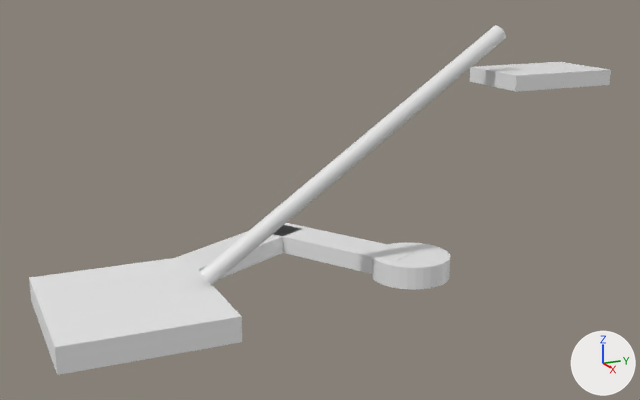
One commit to the Blender file MarballsUnity/Assets/Resources/Models/shrinkStage.blend: the scene before it, then after it.
Rendered twice from a 50 mm camera at (18.66, -11.55, 7.52) aimed at (-0.78, -2.93, 1.76). Lighting does not change. The marker at lower right points along +X, +Y and +Z.
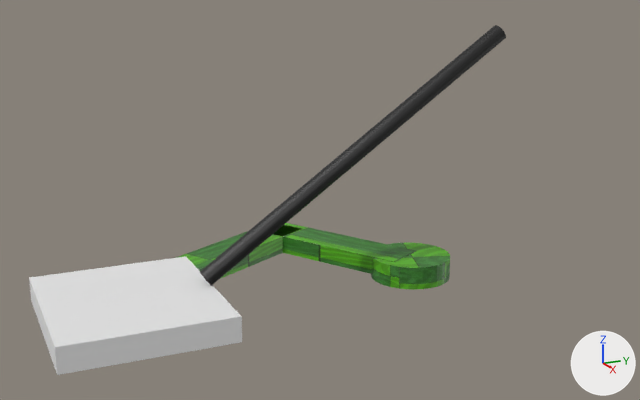
Where the change shows, as pixel boxes (x1, y1, x2, y2) in the pictures (640 x 400 px):
'Cylinder.001', recoloured, surface changed (white to black): (200, 25, 506, 286) in both
'Cube.003', recoloured, surface changed (white to green): (273, 223, 416, 274) in both
'Cube.004', deleted: before (470, 62, 611, 92)
'Cylinder', recoloured, surface changed (white to green): (371, 242, 450, 290) in both
'Cube.002', recoloured, surface changed (white to green): (176, 226, 300, 279) in both

The change, as a list of edits to the scene's bpy script:
```text
Add img_4x4grass_png:
    img_4x4grass_png = load_image('4x4grass.png', '../Textures/Stages/4x4grass.png', 513, 512, 'sRGB')
Add img_cannontexture_jpg:
    img_cannontexture_jpg = load_image('CannonTexture.jpg', '../Textures/Object/CannonTexture.jpg', 2560, 1600, 'sRGB')
Add mat_4x4grass_png:
    mat_4x4grass_png = principled_material('4x4grass.png')
    mat_4x4grass_png.texture = img_4x4grass_png
Add mat_cannontexture_jpg:
    mat_cannontexture_jpg = principled_material('CannonTexture.jpg')
    mat_cannontexture_jpg.texture = img_cannontexture_jpg
Change me_cylinder_001:
    where me_cylinder_001.from_pydata(...)  # 64 vertices, 32 faces; spans x -1.0..1.0, y -1.0..1.0, z -1.0..1.0
    used by ob_cylinder_001; location = (0.0, -2.28, 3.1); rotation_euler = (-0.968, 0.0, 0.0), in degrees (-55, 0, 0); scale = (0.209, 0.209, 4.71)
    me_cylinder_001 part 1: texture (UV) coordinates changed
    add me_cylinder_001.materials.append(mat_cannontexture_jpg)  # picture img_cannontexture_jpg
Change me_cylinder:
    where me_cylinder.from_pydata(...)  # 64 vertices, 34 faces; spans x -1.0..1.0, y -1.0..1.0, z -1.0..1.0
    used by ob_cylinder; location = (0.0, -0.76, 0.0); scale = (1.0, 1.0, 0.282)
    me_cylinder part 2: texture (UV) coordinates changed
    add me_cylinder.materials.append(mat_4x4grass_png)  # picture img_4x4grass_png
Change me_cube_002:
    where me_cube_002.from_pydata(...)  # 8 vertices, 6 faces; spans x -1.0..1.0, y -1.0..1.0, z -1.0..1.0
    used by ob_cube_002; location = (-2.46, -4.68, 0.06); rotation_euler = (0.0, 0.0, -1.047), in degrees (0, 0, -60); scale = (2.3, 0.541, 0.231)
    me_cube_002 part 3: texture (UV) coordinates changed
    add me_cube_002.materials.append(mat_4x4grass_png)  # picture img_4x4grass_png
Change me_cube_003:
    where me_cube_003.from_pydata(...)  # 8 vertices, 6 faces; spans x -1.0..1.0, y -1.0..1.0, z -1.0..1.0
    used by ob_cube_003; location = (-1.9, -2.09, 0.06); rotation_euler = (0.0, 0.0, -2.618), in degrees (0, 0, -150); scale = (2.3, 0.541, 0.231)
    me_cube_003 part 4: texture (UV) coordinates changed
    add me_cube_003.materials.append(mat_4x4grass_png)  # picture img_4x4grass_png
Remove ob_cube_004:
    ob_cube_004 = bpy.data.objects.new('Cube.004', me_cube_004)
    ob_cube_004.location = (0.0, 2.9, 4.63)
    ob_cube_004.scale = (1.0, 1.44, 0.193)
```
